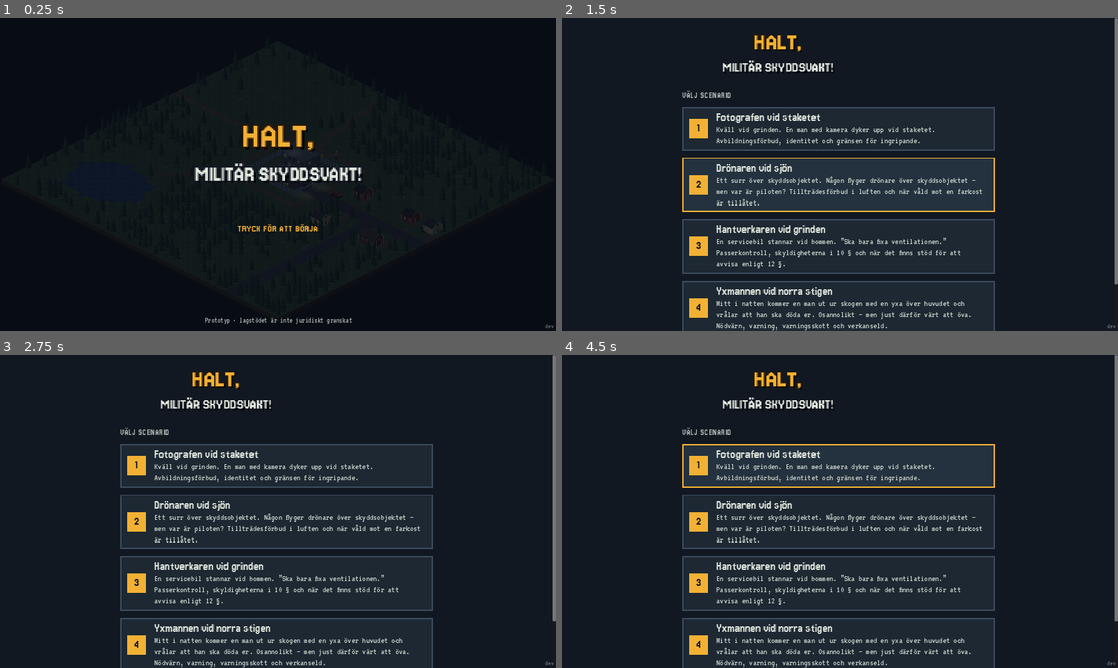
Above: before the commit, frames 1-4 (two rows, left to right).
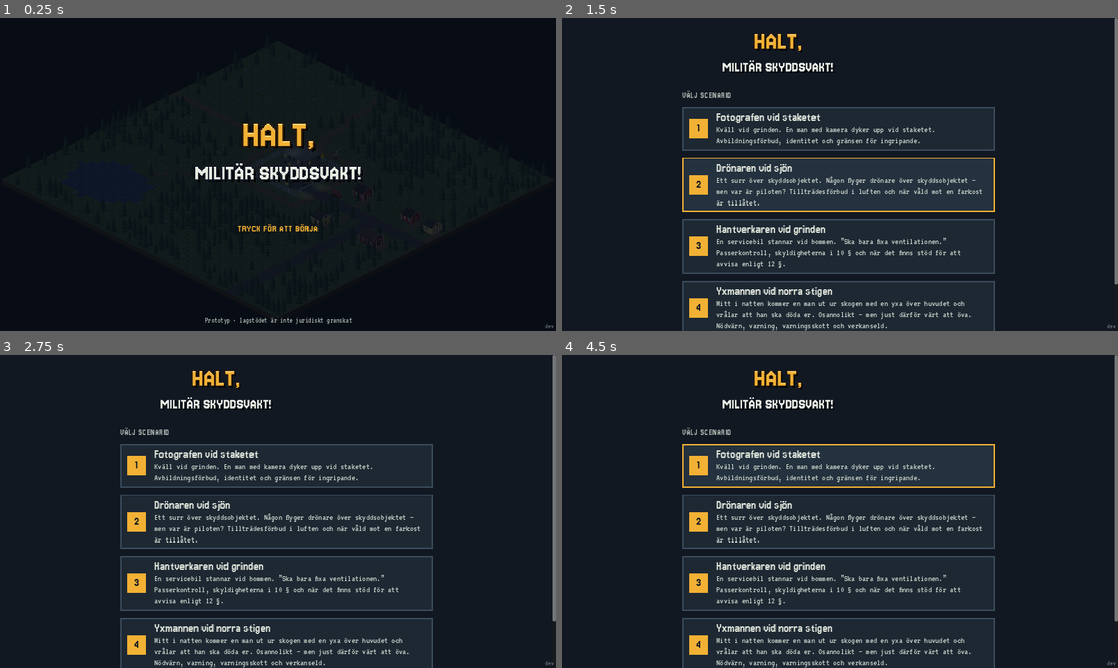
Above: after the commit, the same moments.

Repository: sulaco-hue/skyddsvakt
Game: Godot game, scene res://scenes/main.tscn
The game is run twice, just before and just after one commit, with the same random seed, the same clock (stepped at 60 frames per second) and the same inputs.
Inputs (mouse positions are in pixels of both pictures, inside the frame that each line leads up to):
- Up to frame 1 (0.25 s): no input
- Up to frame 2 (1.5 s): tap Enter at 0.5 s; drag from (840, 174) to (895, 105) at 0.52 s; tap Space at 1.25 s; drag from (728, 190) to (812, 237) at 1.27 s
- Up to frame 3 (2.75 s): tap Enter at 2 s; move the mouse to (333, 442) at 2.02 s; tap R at 2.1 s; click (333, 442) at 2.17 s
- Up to frame 4 (4.5 s): tap Space at 2.75, 3.77, 4.25 s; drag from (812, 574) to (673, 464) at 2.77 s; tap Enter at 3.5 s; move the mouse to (1006, 558) at 3.52 s; tap I at 3.6 s; click (1006, 558) at 3.67 s; drag from (673, 464) to (756, 433) at 4.27 s

The runs differ from the first frame. In frame 1, 1.0% of the frame differs, in the area x 35-79%, y 33-74%; in frame 2, 0.5%; in frame 3, 0.5%; in frame 4, 0.5%.

Commit message:
Skarpare logga och titelbild: tre gånger så många pixlar
- Loggan ritas i 660x192 (förr 220x64) med tjockare kant och ljus överkant
- Startskärmens bakgrund är kartan i full upplösning (titelbakgrund.png)
- Startbild och delningsbild genererade om med nya loggan

Co-Authored-By: Claude Opus 5.5 <noreply@anthropic.com>
Claude-Session: https://claude.ai/code/session_01PWrrRnAUGCDbWAToA7Kxse

Diff:
--- a/scripts/ui/scenarioval.gd
+++ b/scripts/ui/scenarioval.gd
@@ -28,10 +28,10 @@
 
 	var logga := TextureRect.new()
 	logga.texture = load("res://assets/gfx/logga.png")
-	logga.custom_minimum_size = Vector2(220, 64) * (1.0 if UiKit.kompakt else 2.0)
+	logga.custom_minimum_size = Vector2(660, 192) * (0.3333 if UiKit.kompakt else 0.6667)
 	logga.expand_mode = TextureRect.EXPAND_IGNORE_SIZE
 	logga.stretch_mode = TextureRect.STRETCH_KEEP_ASPECT
-	logga.texture_filter = CanvasItem.TEXTURE_FILTER_NEAREST
+	logga.texture_filter = CanvasItem.TEXTURE_FILTER_LINEAR
 	kol.add_child(logga)
 	kol.add_child(UiKit.rubrik("VÄLJ SCENARIO", 14, UiKit.DAMPAD))
 
--- a/scripts/ui/titelskarm.gd
+++ b/scripts/ui/titelskarm.gd
@@ -17,10 +17,10 @@
 
 	# Bakgrund: objektskartan, nedtonad
 	var karta := TextureRect.new()
-	karta.texture = load("res://assets/gfx/objektskarta_byggnad.png")
+	karta.texture = load("res://assets/gfx/titelbakgrund.png")  # kartan i full upplösning
 	karta.expand_mode = TextureRect.EXPAND_IGNORE_SIZE
 	karta.stretch_mode = TextureRect.STRETCH_KEEP_ASPECT_COVERED
-	karta.texture_filter = CanvasItem.TEXTURE_FILTER_NEAREST
+	karta.texture_filter = CanvasItem.TEXTURE_FILTER_LINEAR
 	karta.modulate = Color(0.45, 0.5, 0.6)
 	UiKit.helskarm(karta)
 	karta.mouse_filter = Control.MOUSE_FILTER_IGNORE
@@ -41,11 +41,11 @@
 	rad.add_child(kol)
 	var logga := TextureRect.new()
 	logga.texture = load("res://assets/gfx/logga.png")
-	var lskala := 3 if not UiKit.kompakt else 2
-	logga.custom_minimum_size = Vector2(220, 64) * lskala
+	# Loggan är ritad i 660x192; visas i den storleken (mindre på mobil).
+	logga.custom_minimum_size = Vector2(660, 192) * (1.0 if not UiKit.kompakt else 0.6667)
 	logga.expand_mode = TextureRect.EXPAND_IGNORE_SIZE
 	logga.stretch_mode = TextureRect.STRETCH_KEEP_ASPECT_CENTERED
-	logga.texture_filter = CanvasItem.TEXTURE_FILTER_NEAREST
+	logga.texture_filter = CanvasItem.TEXTURE_FILTER_LINEAR if UiKit.kompakt else CanvasItem.TEXTURE_FILTER_NEAREST
 	kol.add_child(logga)
 	kol.add_child(UiKit.ruta_farg(Color(0, 0, 0, 0), Vector2(0, 20)))
 	_uppmaning = UiKit.rubrik("TRYCK FÖR ATT BÖRJA", 16, UiKit.BARNSTEN)
Binary file changed: assets/gfx/logga.png
Binary file changed: assets/gfx/startbild.png
Binary file added: assets/gfx/titelbakgrund.png
Binary file changed: webb/delningsbild.png
